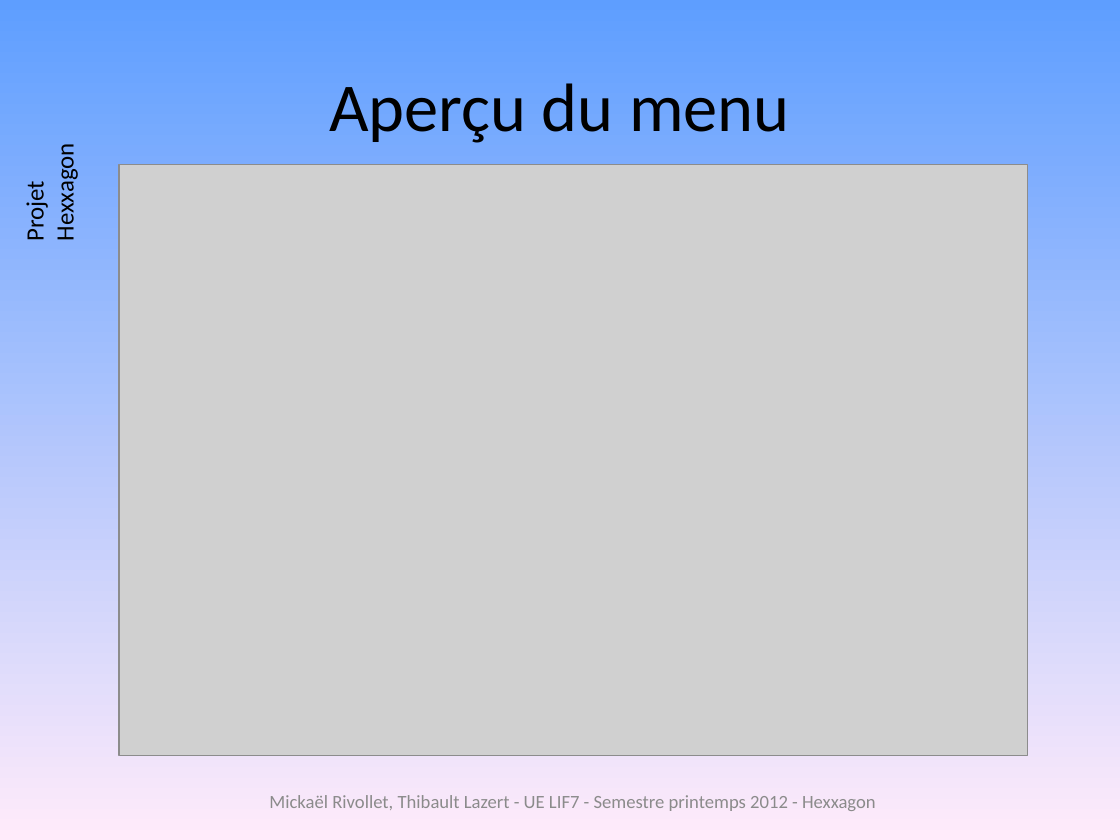
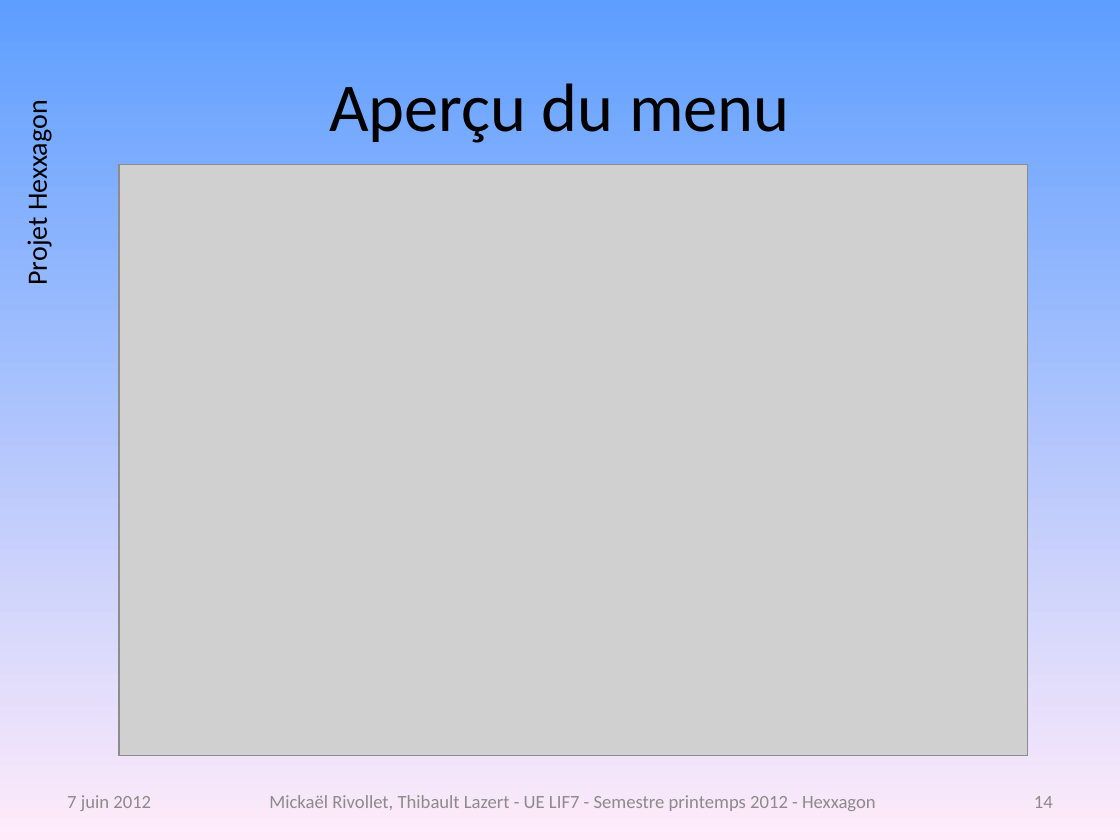
Before and after one commit to freeman1987/lazert-rivollet-lif7, a slide deck: slide 14 of projet/doc/diagrammecomplet.pptx (slide 11 before the commit). Drawn at 1120x840 pixels with LibreOffice and Linux fonts; fonts in the diff are those of the drawing; grey boxes stand for pictures; background and template pictures are left out. Boxes give left, top, right and bottom in pixels: in the first picture for what was removed or moved away, otherwise in the second. Text is boxed around its words. In the diff, an @@ line names an element or a change of style, - is before the commit and + after.

```diff
--- a/projet/doc/diagrammecomplet.pptx
+++ b/projet/doc/diagrammecomplet.pptx
@@ text "Projet Hexxagon" at [20,111,54,283]: size 16 to 18 pt @@
@@ text added at [67,795,151,811], 12 pt, text #8C8C8C @@
+7 juin 2012
@@ page number added at [1034,796,1053,808], 12 pt, text #8B8B8B @@
+14
```
Also in this commit, not shown: 11 other slides changed, 5 slides added, 3 other files.
